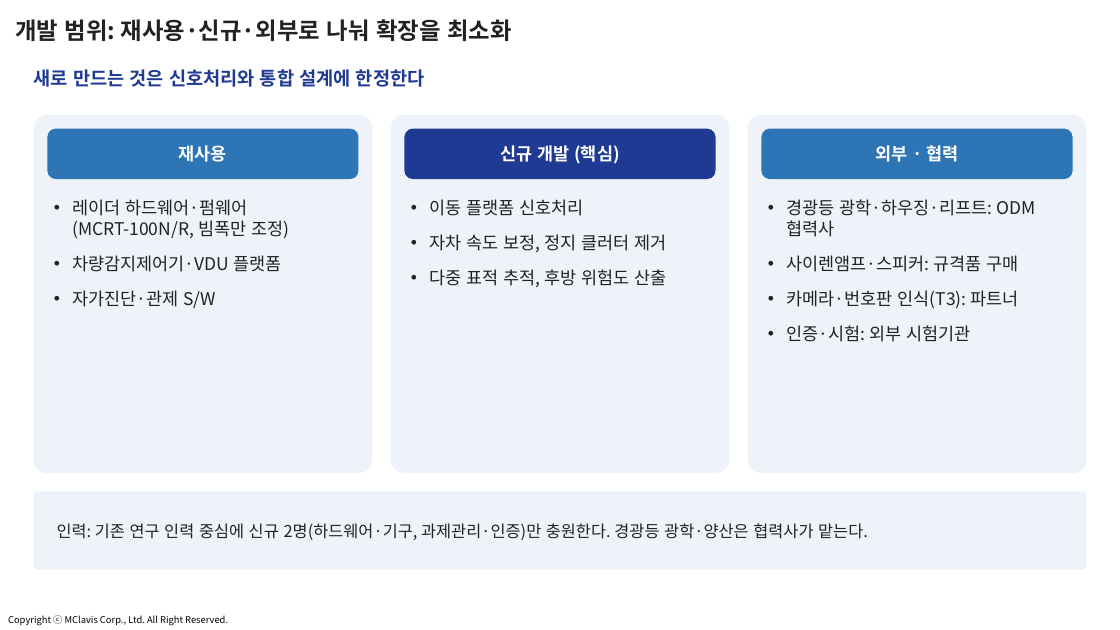
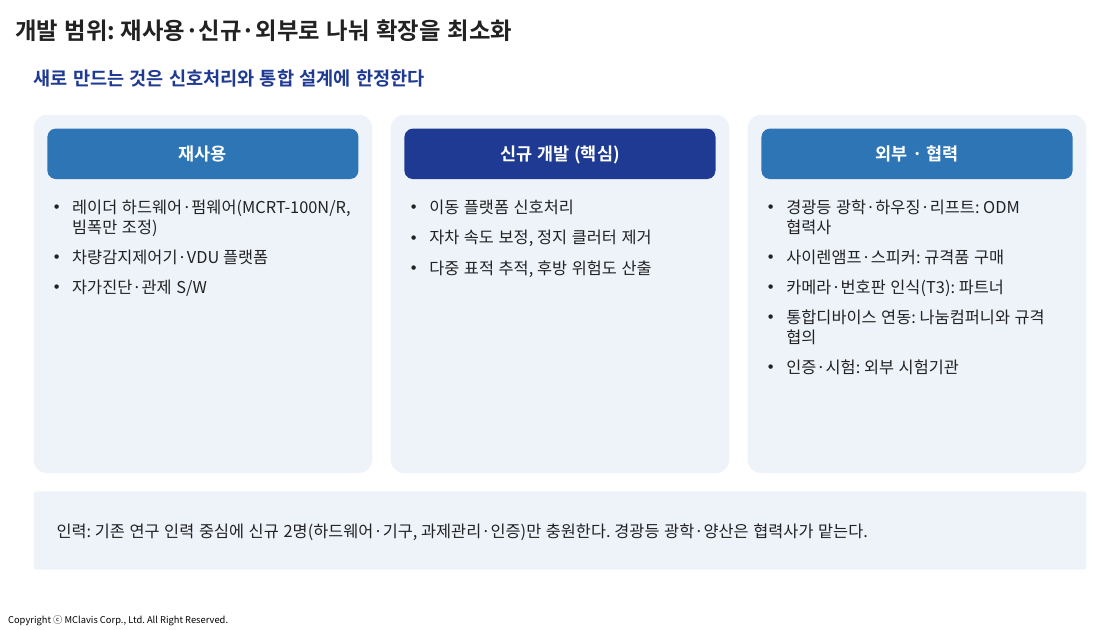
Before and after one commit to jangha-collab/jangha-kim, a slide deck: slide 15 of docs/사업계획서/2026-10_스마트경찰경광등_사업계획_과제제안.pptx (slide 13 before the commit). Drawn at 1120x630 pixels with LibreOffice and Linux fonts; fonts in the diff are those of the drawing; background and template pictures are left out. Boxes give left, top, right and bottom in pixels: in the first picture for what was removed or moved away, otherwise in the second. Text is boxed around its words. In the diff, an @@ line names an element or a change of style, - is before the commit and + after.

```diff
--- a/docs/사업계획서/2026-10_스마트경찰경광등_사업계획_과제제안.pptx
+++ b/docs/사업계획서/2026-10_스마트경찰경광등_사업계획_과제제안.pptx
@@ text "레이더 하드웨어·펌웨어(MCRT-100N/R, 빔폭만 조정)" at (72,199,351,296): size 15 to 14 pt; less space between paragraphs @@
@@ text "이동 플랫폼 신호처리" at (429,199,652,277): size 15 to 14 pt; less space between paragraphs @@
@@ text at (786,199,1020,375): size 15 to 14 pt in "경광등 광학·하우징·리프트: ODM 협력사", "사이렌앰프·스피커: 규격품 구매", "카메라·번호판 인식(T3): 파트너", "인증·시험: 외부 시험기관"; less space between paragraphs @@
@@ text at (786,309,1045,345): paragraph added @@
+• 통합디바이스 연동: 나눔컴퍼니와 규격 협의
```
Also in this commit, not shown: 8 other slides changed, 2 slides added, 17 other files.
